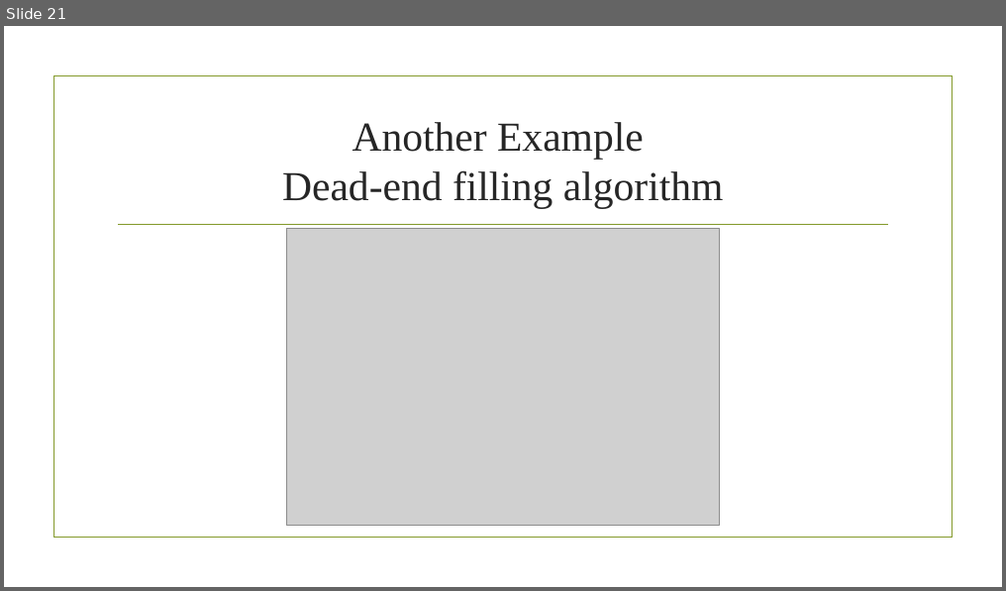
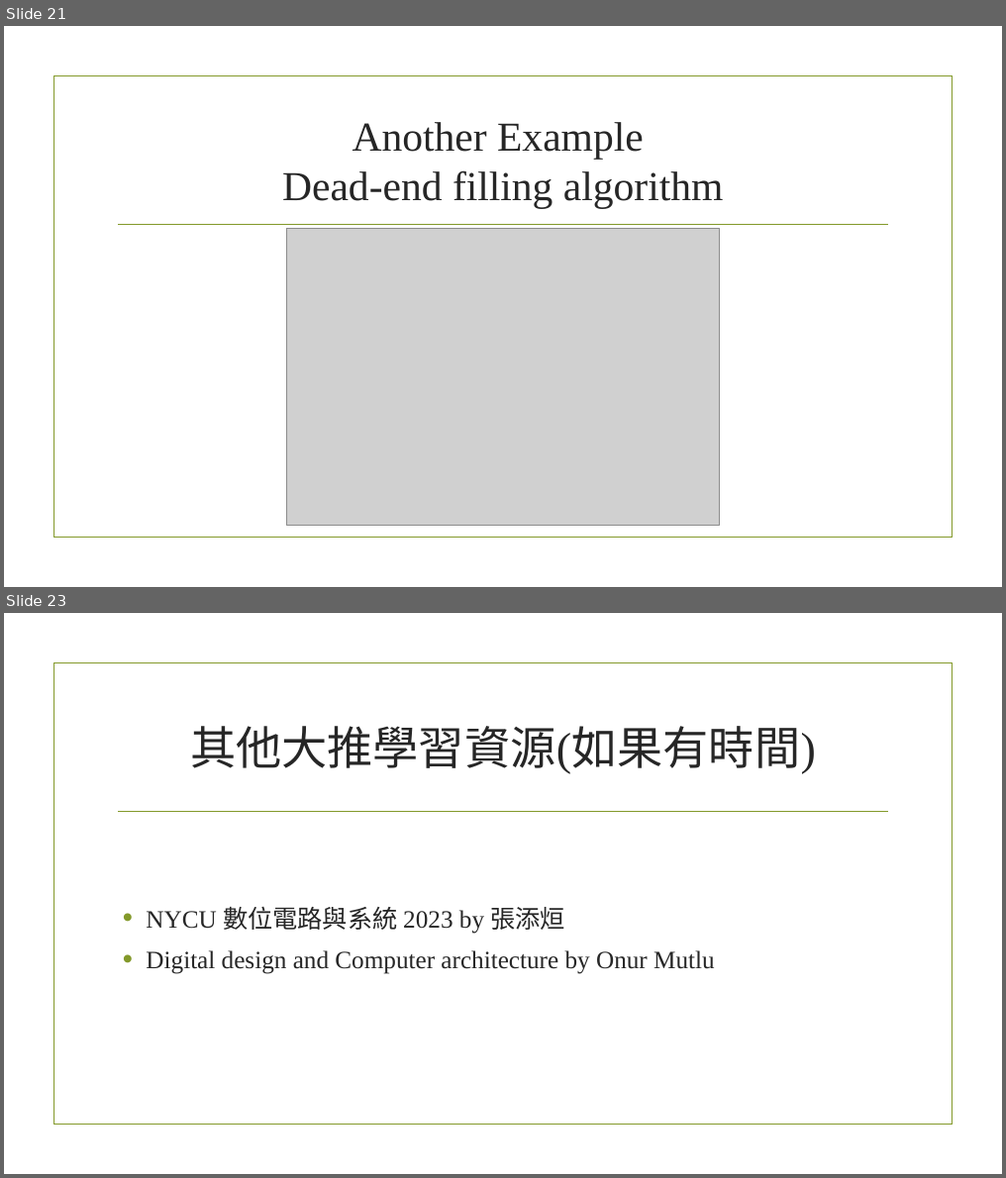
Before and after one commit to sicajc/EECS_LAB_TRAINING, a slide deck: Digital system Design flow.pptx. Shown one above the other, each under a label of ours: slide 21 before the commit, slides 21 and 23 after it; the slides between them are not shown. The pictures are 1006x591 and 1006x1178 pixels, drawn with LibreOffice and Linux fonts; fonts in the diff are those of the drawing; grey boxes stand for pictures; background and template pictures are left out. Boxes give left, top, right and bottom in pixels: in the first picture for what was removed or moved away, otherwise in the second. Text is boxed around its words. In the diff, an @@ line names an element or a change of style, - is before the commit and + after.

```diff
--- a/Digital system Design flow.pptx
+++ b/Digital system Design flow.pptx
@@ slide 23 added at bbox=[4, 613, 1002, 1174], background picture (left out); not listed: 2 template elements that a slide beside it also shows @@
@@ title added at bbox=[190, 726, 816, 774], 44 pt, text #262626 @@
+其他大推學習資源(如果有時間)
@@ text added at bbox=[146, 907, 715, 974], 24 pt, text #262626 @@
+• NYCU 數位電路與系統 2023 by 張添烜
+• Digital design and Computer architecture by Onur Mutlu
```
Also in this commit, not shown: 5 slides changed, 1 other slide added, 55 other files.
